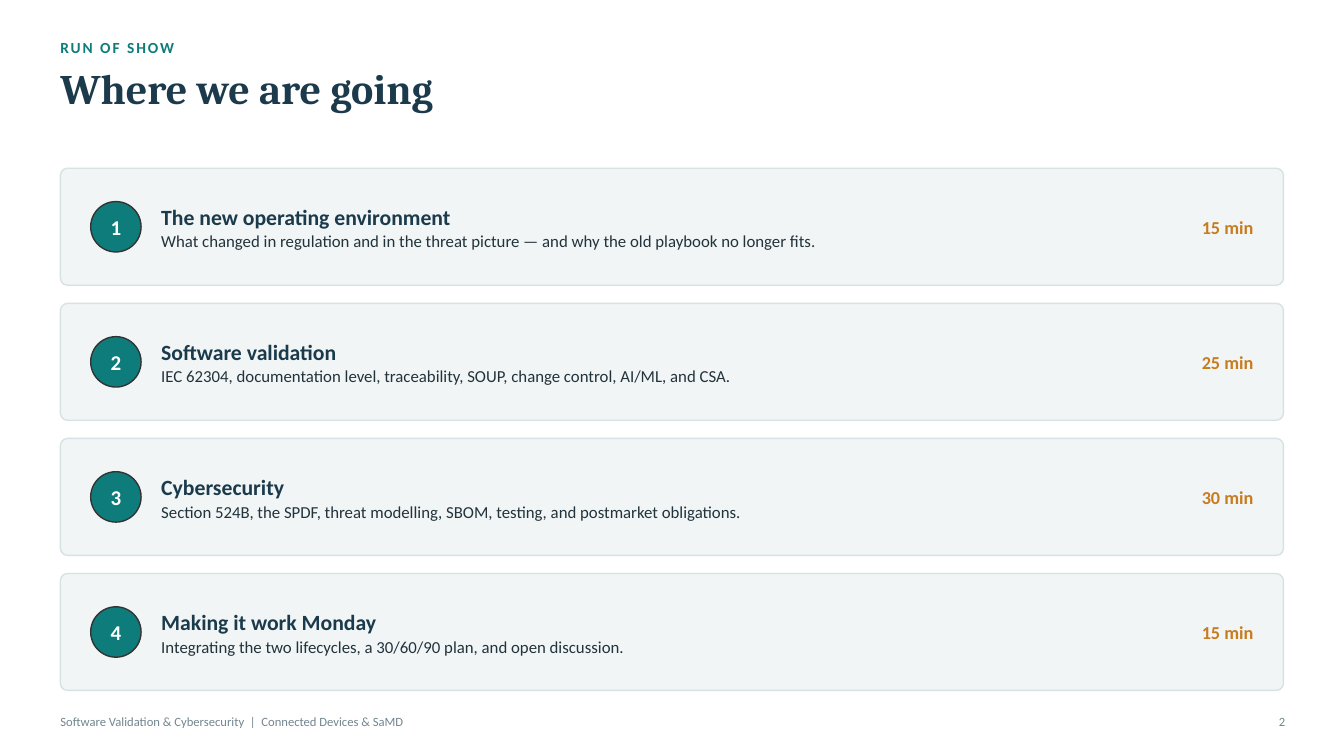
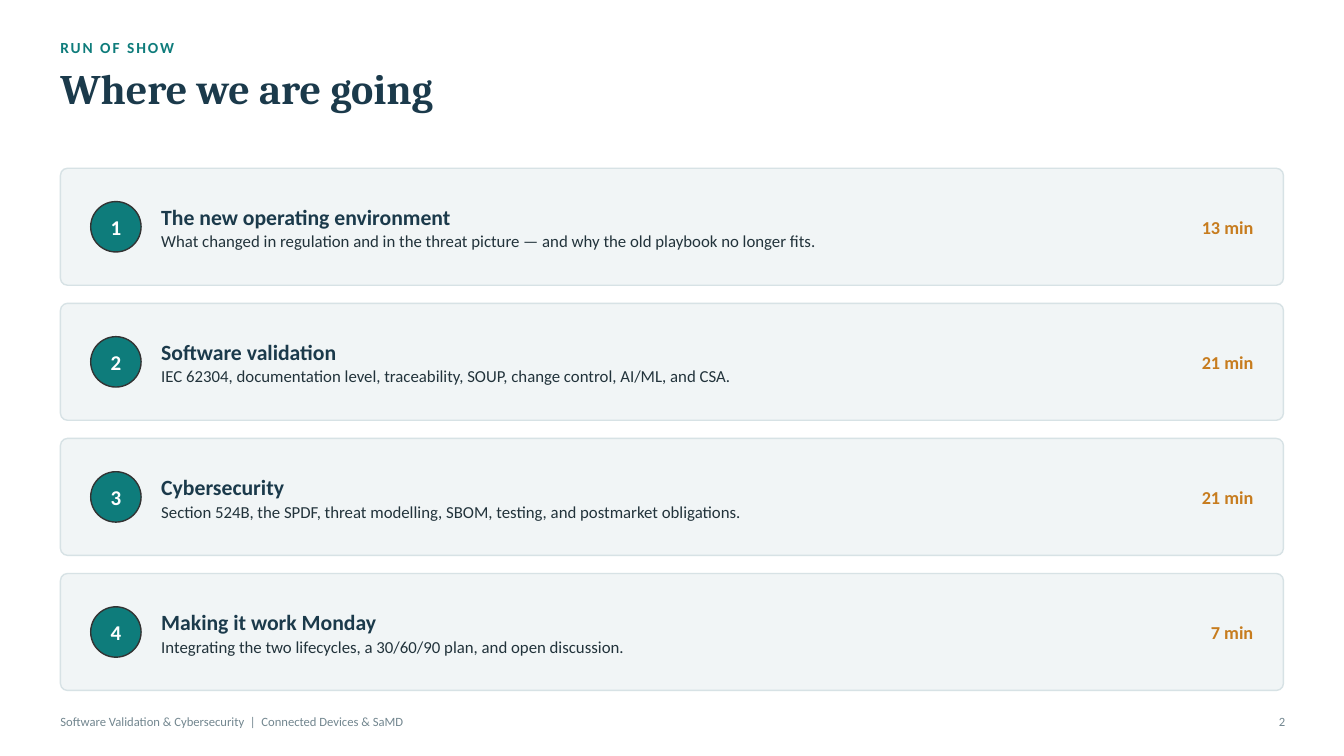
Before and after one commit to Jordantelder/my-website, a slide deck: slide 2 of seminars/software-validation-cybersecurity/Software_Validation_and_Cybersecurity_Seminar.pptx. Drawn at 1344x756 pixels with LibreOffice and Linux fonts; fonts in the diff are those of the drawing. Boxes give left, top, right and bottom in pixels: in the first picture for what was removed or moved away, otherwise in the second. Text is boxed around its words. In the diff, an @@ line names an element or a change of style, - is before the commit and + after.

```diff
--- a/seminars/software-validation-cybersecurity/Software_Validation_and_Cybersecurity_Seminar.pptx
+++ b/seminars/software-validation-cybersecurity/Software_Validation_and_Cybersecurity_Seminar.pptx
@@ text at [1202,221,1253,234]: text changed @@
-15 min
+13 min
@@ text at [1202,356,1253,369]: text changed @@
-25 min
+21 min
@@ text at [1202,491,1253,504]: text changed @@
-30 min
+21 min
@@ text at [1211,626,1253,639]: text changed @@
-15 min
+7 min
```
Also in this commit, not shown: 11 other slides changed, 4 other files.
